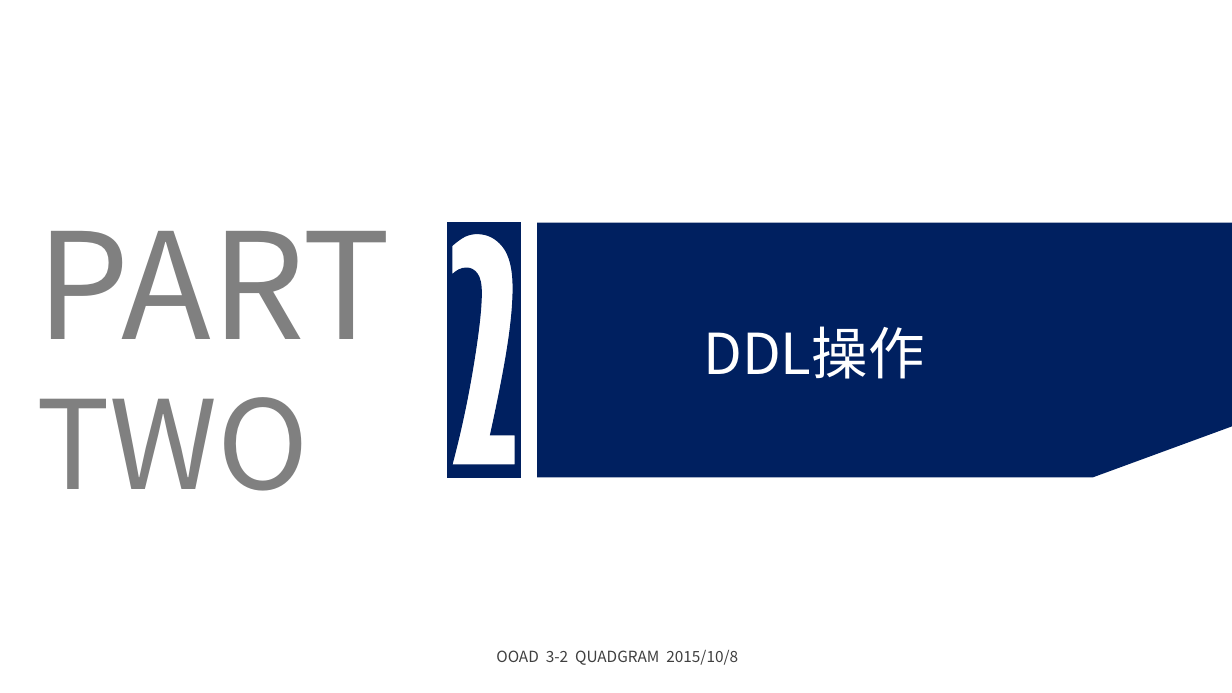
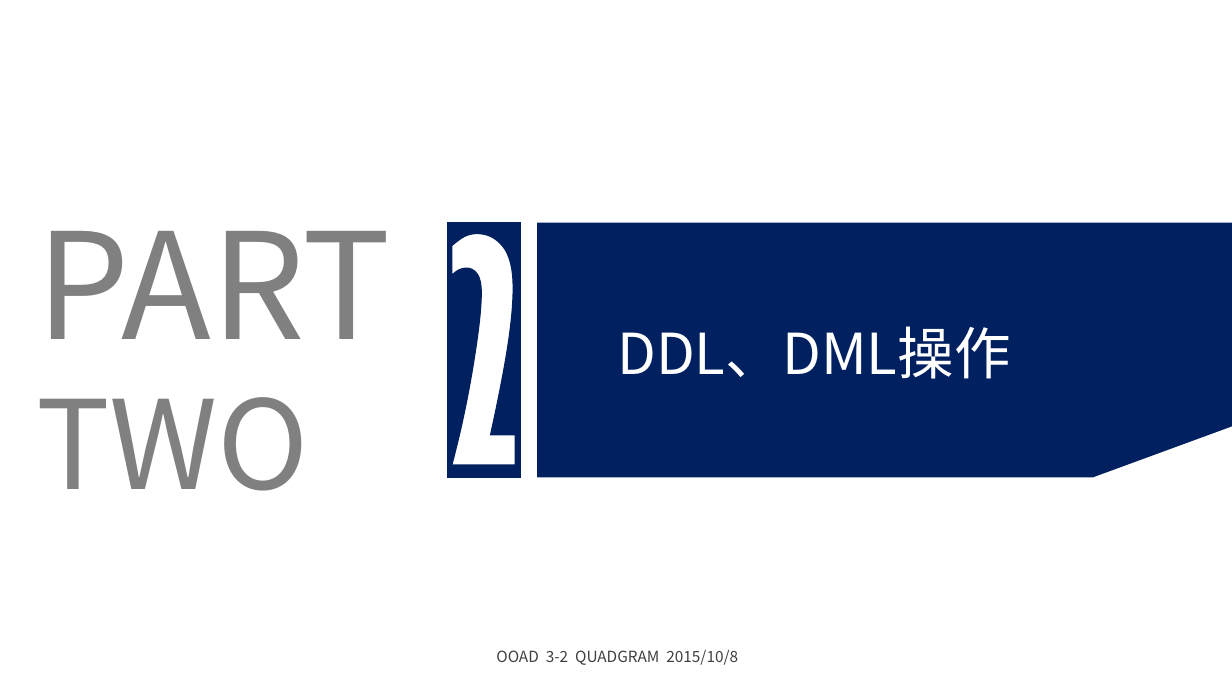
Before and after one commit to Guosmilesmile/hbaseDoc, a slide deck: slide 12 of Hbase学习分享.pptx. Drawn at 1232x693 pixels with LibreOffice and Linux fonts; fonts in the diff are those of the drawing; background and template pictures are left out. Boxes give left, top, right and bottom in pixels: in the first picture for what was removed or moved away, otherwise in the second. Text is boxed around its words. In the diff, an @@ line names an element or a change of style, - is before the commit and + after.

```diff
--- a/Hbase学习分享.pptx
+++ b/Hbase学习分享.pptx
@@ text at <box>617,326,1010,379</box>: text changed @@
-DDL操作
+DDL、DML操作
```
Also in this commit, not shown: 2 other slides changed, 8 slides added.
